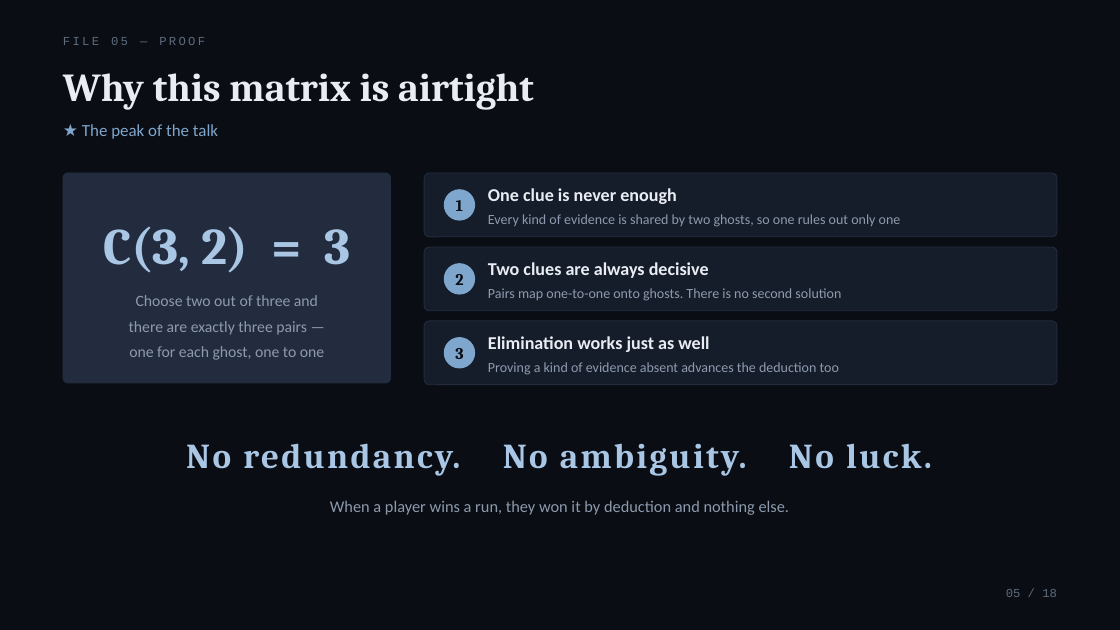
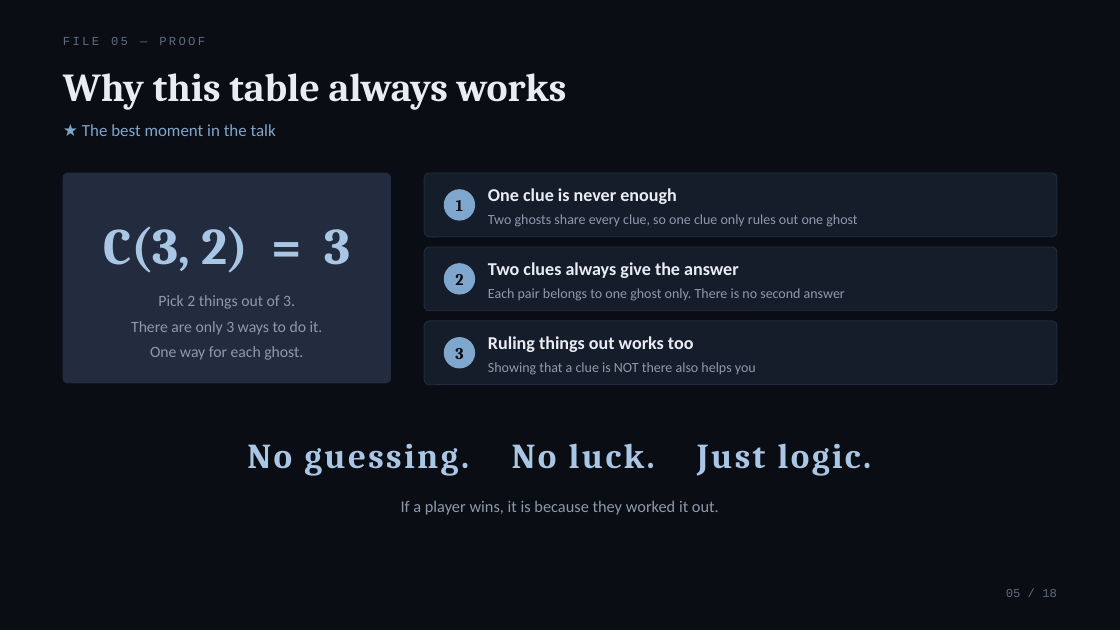
Before and after one commit to chyh106504480-byte/RESIDUUM, a slide deck: slide 5 of Docs/decks/RESIDUUM_Final_EN.pptx. Drawn at 1120x630 pixels with LibreOffice and Linux fonts; fonts in the diff are those of the drawing. Boxes give left, top, right and bottom in pixels: in the first picture for what was removed or moved away, otherwise in the second. Text is boxed around its words. In the diff, an @@ line names an element or a change of style, - is before the commit and + after.

```diff
--- a/Docs/decks/RESIDUUM_Final_EN.pptx
+++ b/Docs/decks/RESIDUUM_Final_EN.pptx
@@ text at <box>63,73,567,110</box>: text changed @@
-Why this matrix is airtight
+Why this table always works
@@ text at <box>82,124,276,136</box>: text changed @@
-★ The peak of the talk
+★ The best moment in the talk
@@ text at <box>488,214,857,227</box>: text changed @@
-Every kind of evidence is shared by two ghosts, so one rules out only one
+Two ghosts share every clue, so one clue only rules out one ghost
@@ text at <box>488,262,739,278</box>: text changed @@
-Two clues are always decisive
+Two clues always give the answer
@@ text at <box>131,295,323,360</box>: text changed @@
-Choose two out of three and
-there are exactly three pairs —
-one for each ghost, one to one
+Pick 2 things out of 3.
+There are only 3 ways to do it.
+One way for each ghost.
@@ text at <box>488,288,845,301</box>: text changed @@
-Pairs map one-to-one onto ghosts. There is no second solution
+Each pair belongs to one ghost only. There is no second answer
@@ text at <box>488,336,693,352</box>: text changed @@
-Elimination works just as well
+Ruling things out works too
@@ text at <box>488,362,756,375</box>: text changed @@
-Proving a kind of evidence absent advances the deduction too
+Showing that a clue is NOT there also helps you
@@ text at <box>247,443,871,476</box>: text changed @@
-No redundancy. No ambiguity. No luck.
+No guessing. No luck. Just logic.
@@ text at <box>401,500,719,515</box>: text changed @@
-When a player wins a run, they won it by deduction and nothing else.
+If a player wins, it is because they worked it out.
```
Also in this commit, not shown: 17 other slides changed, 6 other files.
